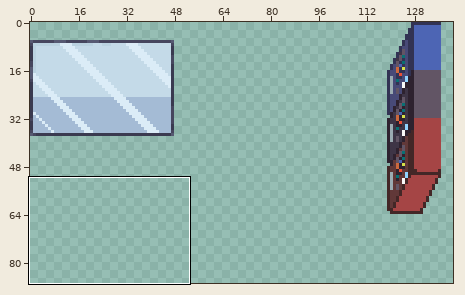
Sprite sheet: science_hell/assets/tiles/main_map_extras.png. Above: a wide view before the commit, with the close-up outlined.
Close-up. Before the edit:
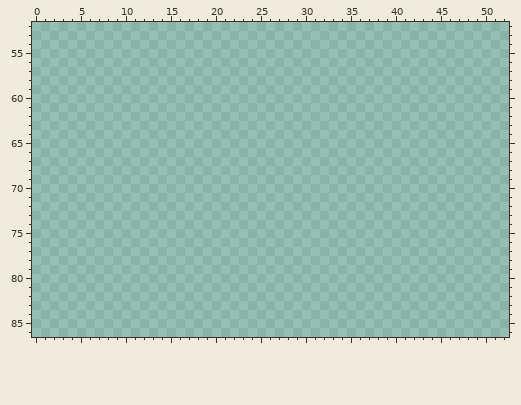
The file is 144x144 pixels. Colours within 5 levels of each other are drawn and written as one. Shown: x 0..52, y 52..86. The wide view leaves out empty margins.
And afterwards:
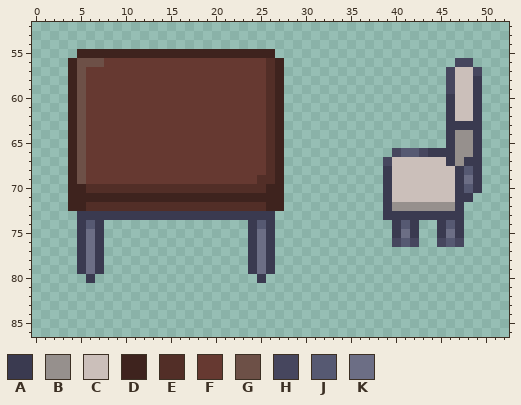
Palette (. is transparent): A #3a3a50  B #96908d  C #cbbfba  D #3e231e  E #522e27  F #663931  G #6d5047  H #46465e  J #565972  K #6c6e85
Diff:
y 55: x 5..26 ...................... -> DDDDDDDDDDDDDDDDDDDDDD
y 56: x 4..27 ........................ -> DGGGFFFFFFFFFFFFFFFFFFED; x 47..48 .. -> HH
y 57: x 4..27 ........................ -> DGFFFFFFFFFFFFFFFFFFFFED; x 46..49 .... -> HCCH
y 58..59: x 4..27 ........................ -> DGFFFFFFFFFFFFFFFFFFFFED; x 46..49 .... -> HCCA
y 60..62: x 4..27 ........................ -> DGFFFFFFFFFFFFFFFFFFFFED; x 46..49 .... -> ACCA
y 63: x 4..27 ........................ -> DGFFFFFFFFFFFFFFFFFFFFED; x 46..49 .... -> AAAA
y 64..65: x 4..27 ........................ -> DGFFFFFFFFFFFFFFFFFFFFED; x 46..49 .... -> ABBA
y 66: x 4..27 ........................ -> DGFFFFFFFFFFFFFFFFFFFFED; x 40..49 .......... -> HJJHAAABBA
y 67: x 4..27 ........................ -> DGFFFFFFFFFFFFFFFFFFFFED; x 39..49 ........... -> HCCCCCCABAA
y 68: x 4..27 ........................ -> DGFFFFFFFFFFFFFFFFFFFFED; x 39..49 ........... -> ACCCCCCCAJA
y 69: x 4..27 ........................ -> DGFFFFFFFFFFFFFFFFFFFEED; x 39..49 ........... -> ACCCCCCCAKA
y 70: x 4..27 ........................ -> DDEEEEEEEEEEEEEEEEEEEEDD; x 39..49 ........... -> ACCCCCCCAJA
y 71: x 4..27 ........................ -> DDDDDDDDDDDDDDDDDDDDDDDD; x 39..48 .......... -> ACCCCCCCAA
y 72: x 4..27 ........................ -> DDEEEEEEEEEEEEEEEEEEEEDD; x 39..47 ......... -> ABBBBBBBA
y 73: x 5..26 ...................... -> AAAAAAAAAAAAAAAAAAAAAA; x 39..47 ......... -> AAAAAAAAA
y 74: x 5..7 ... -> AJA; x 24..26 ... -> AJA; x 40..42 ... -> AJA; x 45..47 ... -> AJA
y 75: x 5..7 ... -> AKA; x 24..26 ... -> AKA; x 40..42 ... -> AKA; x 45..47 ... -> AKA
y 76: x 5..7 ... -> AKA; x 24..26 ... -> AKA; x 40..42 ... -> HJH; x 45..47 ... -> HJH
y 77..79: x 5..7 ... -> AKA; x 24..26 ... -> AKA
y 80: x 6 . -> A; x 25 . -> A
